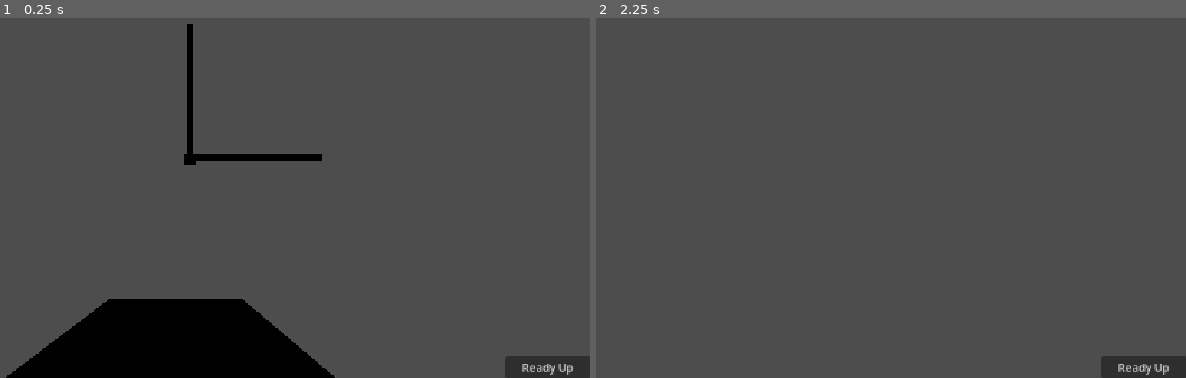
Above: before the commit, frames 1-2 (left to right).
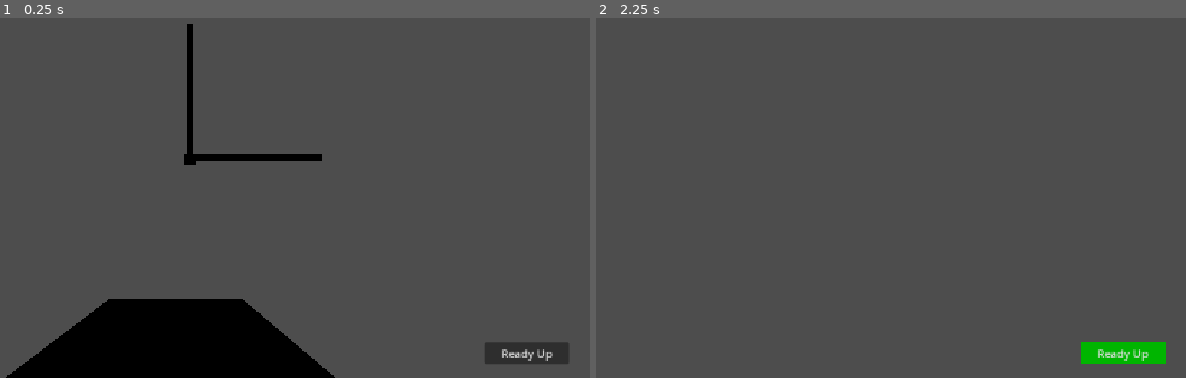
Above: after the commit, the same moments.

Repository: erlewa/bug-box
Game: Godot game, scene res://scenes/player.tscn
Same seed, same stepped clock (60 frames per second), same inputs: the game is played once before the commit and once after it. This scene is started directly instead of the project's main scene.
Inputs (mouse positions are in pixels of both pictures, inside the frame that each line leads up to):
- Up to frame 1 (0.25 s): no input
- Up to frame 2 (2.25 s): click "Ready Up" at 0.5 s; click "Ready Up" at 1.25 s; tap Enter at 2 s; move the mouse to (832, 151) at 2.02 s; hold W (up) from 2.03 s (still down); tap Space (jump) at 2.1 s

The runs differ from the first frame. In frame 1, 1.1% of the frame differs, in the area x 82-100%, y 90-100%; in frame 2, 1.5%.
Error in both runs: Invalid access to property or key 'load_level' on a base object of type 'CharacterBody3D (Player)'. (res://scripts/autoloads/game_controller.gd:10)

Commit message:
fix: player roles now propegate to clients properly

Diff:
--- a/bug-box/scenes/hud.tscn
+++ b/bug-box/scenes/hud.tscn
@@ -20,8 +20,10 @@
 anchor_top = 1.0
 anchor_right = 1.0
 anchor_bottom = 1.0
-offset_left = -122.0
-offset_top = -31.0
+offset_left = -152.0
+offset_top = -51.0
+offset_right = -29.999023
+offset_bottom = -20.0
 grow_horizontal = 0
 grow_vertical = 0
 text = "Ready Up"
--- a/bug-box/scenes/player.tscn
+++ b/bug-box/scenes/player.tscn
@@ -30,6 +30,9 @@
 properties/7/path = NodePath("Debug/PhysicsLabel:text")
 properties/7/spawn = true
 properties/7/replication_mode = 1
+properties/8/path = NodePath(".:role")
+properties/8/spawn = true
+properties/8/replication_mode = 1
 
 [sub_resource type="CapsuleShape3D" id="CapsuleShape3D_021oi"]
 radius = 0.34716797
--- a/bug-box/scripts/autoloads/game_controller.gd
+++ b/bug-box/scripts/autoloads/game_controller.gd
@@ -56,11 +56,12 @@
 ################
 #  Start Game  #
 ################
+
 @rpc("authority", "call_local", "reliable")
 func start_game():
+	Lobby.players_loaded = 0
 	# Assign Roles
 	assign_roles()
 
 	# Select Level
-	# TO-DO: Add random level selection
 	goto_scene(Globals.LEVEL_0)
--- a/bug-box/scripts/autoloads/globals.gd
+++ b/bug-box/scripts/autoloads/globals.gd
@@ -3,3 +3,5 @@
 const LEVEL_0 = "res://scenes/levels/level_0.tscn"
 const LOBBY_LEVEL = "res://scenes/levels/lobby_level.tscn"
 const MAIN_MENU = "res://scenes/levels/main_menu.tscn"
+
+enum Roles { HIDER, SEEKER }
--- a/bug-box/scripts/hud.gd
+++ b/bug-box/scripts/hud.gd
@@ -2,6 +2,20 @@
 
 signal ready_up
 
+@onready var ready_button: Button = %ReadyButton
+
+var ready_state: bool = false
+var base_style = StyleBoxFlat.new()
+var ready_style = StyleBoxFlat.new()
+
+
+func _ready() -> void:
+	base_style.bg_color = Color(0.169, 0.239, 0.255, 1.0)
+	ready_style.bg_color = Color(0.0, 0.71, 0.0, 1.0)
+
+
 func _on_ready_button_pressed() -> void:
 	# TO-DO(erlewa): Make button change color when pressed
 	emit_signal("ready_up")
+	ready_state = !ready_state
+	ready_button.add_theme_stylebox_override("normal", base_style if !ready else ready_style)
--- a/bug-box/scripts/player.gd
+++ b/bug-box/scripts/player.gd
@@ -42,6 +42,7 @@
 	if (local):
 		# Activate the camera if local
 		$Camera3D.make_current()
+		Lobby.player_loaded.rpc_id(1)
 
 	Input.mouse_mode = Input.MOUSE_MODE_CAPTURED
 
@@ -54,8 +55,10 @@
 		debug.visible = !debug.visible
 
 	player_label.text = (
-		"Name: " + str(self.name) +
-		"\nRole: " + str(self.role)
+		"MP ID: " + str(multiplayer.get_unique_id()) +
+		"\nName: " + str(self.name) +
+		"\nRole: " + str(self.role) +
+		"\nRoles: " + str(Lobby.players)
 	)
 
 func _physics_process(delta: float) -> void:
@@ -167,6 +170,22 @@
 
 	var direction: Vector3 = (global_transform.basis * Vector3(input_dir.x, 0, input_dir.y)).normalized() + abs(global_transform.basis.y)
 
+	#physics_label.text = (
+		#"Input_dir: " + str(input_dir) +
+		#"\nDirection: " + str(direction) +
+		#"\nVel Speed: " + str(vel_speed) +
+		#"\nD*VS (Velocity): " + str(direction * vel_speed) +
+		#"\nOn Ground: " + str(is_on_floor()) +
+		#"\nUp Direction: " + str(up_direction)
+	#)
+
+	if direction:
+		velocity = direction * vel_speed
+	else:
+		velocity.x = move_toward(velocity.x, 0, SPEED)
+		velocity.z = move_toward(velocity.z, 0, SPEED)
+		velocity.y = move_toward(velocity.y, 0, SPEED)
+
 	physics_label.text = (
 		"Input_dir: " + str(input_dir) +
 		"\nDirection: " + str(direction) +
@@ -176,22 +195,6 @@
 		"\nUp Direction: " + str(up_direction)
 	)
 
-	if direction:
-		velocity = direction * vel_speed
-	else:
-		velocity.x = move_toward(velocity.x, 0, SPEED)
-		velocity.z = move_toward(velocity.z, 0, SPEED)
-		velocity.y = move_toward(velocity.y, 0, SPEED)
-
-	physics_label.text = (
-		"Input_dir: " + str(input_dir) +
-		"\nDirection: " + str(direction) +
-		"\nVel Speed: " + str(vel_speed) +
-		"\nD*VS (Velocity): " + str(direction * vel_speed) +
-		"\nOn Ground: " + str(is_on_floor()) +
-		"\nUp Direction: " + str(up_direction)
-	)
-
 	move_and_slide()
 
 func _update_camera(delta):
@@ -213,7 +216,6 @@
 	_tilt_input = 0.0
 
 func _on_hud_ready_up() -> void:
-	print("READY UP!")
 	ready_up = !ready_up
 	print("Ready State: ", str(ready_up))
 	Lobby.player_ready.rpc_id(1, ready_up)
